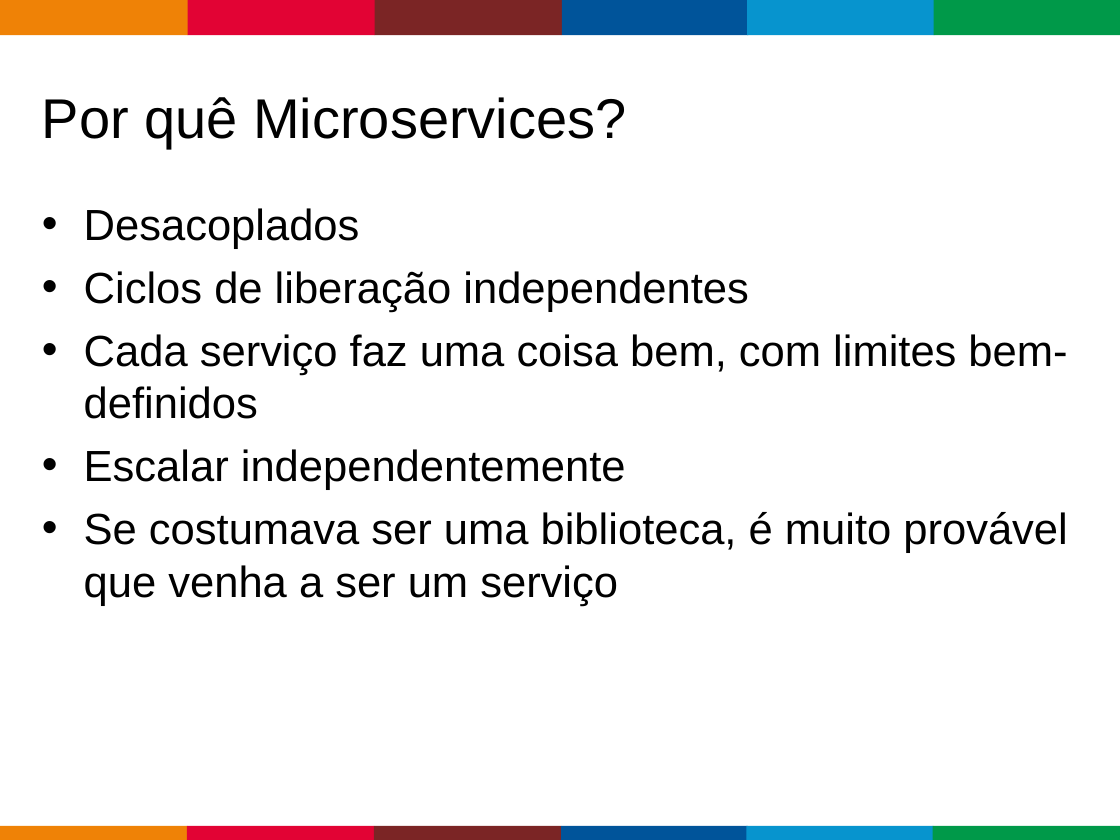
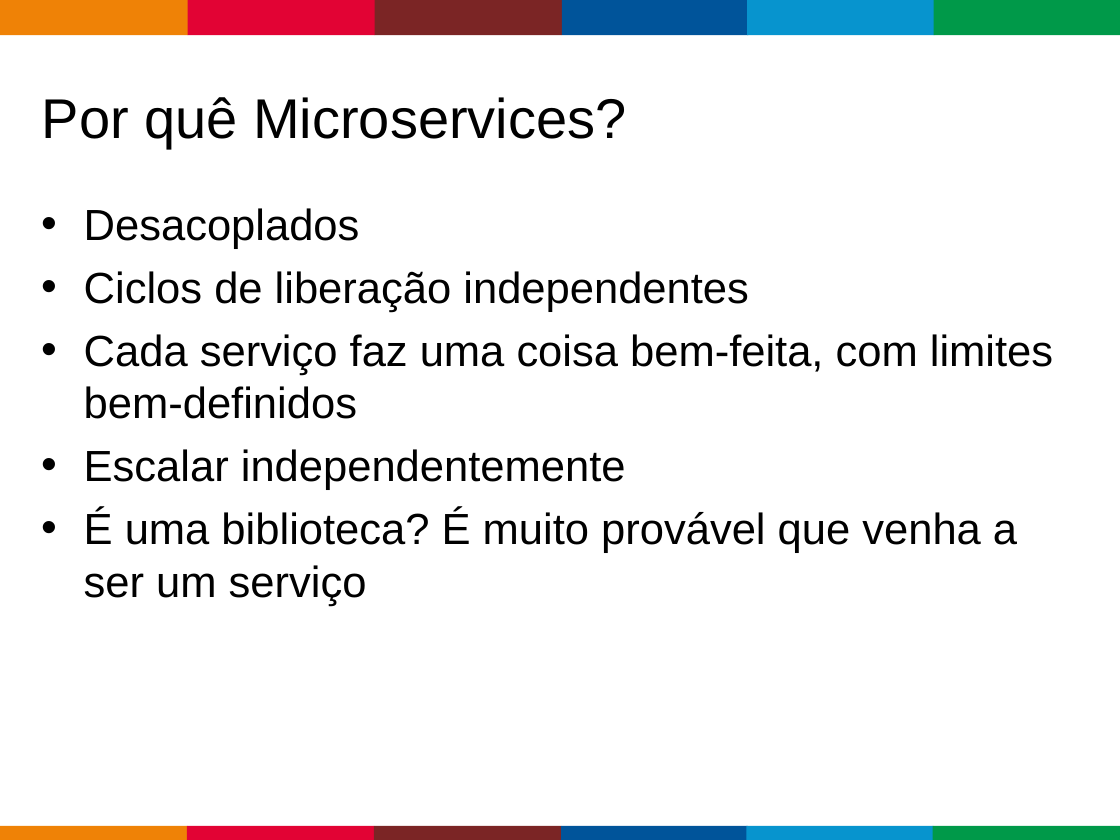
Before and after one commit to gastaldi/talks, a slide deck: slide 3 of WildFlySwarm/TDC 2017/wildflyswarm.odp. Drawn at 1120x840 pixels with LibreOffice and Linux fonts; fonts in the diff are those of the drawing; background and template pictures are left out. Boxes give left, top, right and bottom in pixels: in the first picture for what was removed or moved away, otherwise in the second. Text is boxed around its words. In the diff, an @@ line names an element or a change of style, - is before the commit and + after.

```diff
--- a/WildFlySwarm/TDC 2017/wildflyswarm.odp
+++ b/WildFlySwarm/TDC 2017/wildflyswarm.odp
@@ text at [84, 334, 1053, 419]: text changed @@
-• Cada serviço faz uma coisa bem, com limites bem-definidos
+• Cada serviço faz uma coisa bem-feita, com limites bem-definidos
@@ text at [84, 509, 1017, 606]: text changed @@
-• Se costumava ser uma biblioteca, é muito provável que venha a ser um serviço
+• É uma biblioteca? É muito provável que venha a ser um serviço
```
Also in this commit, not shown: 2 other slides changed, 1 other file.
